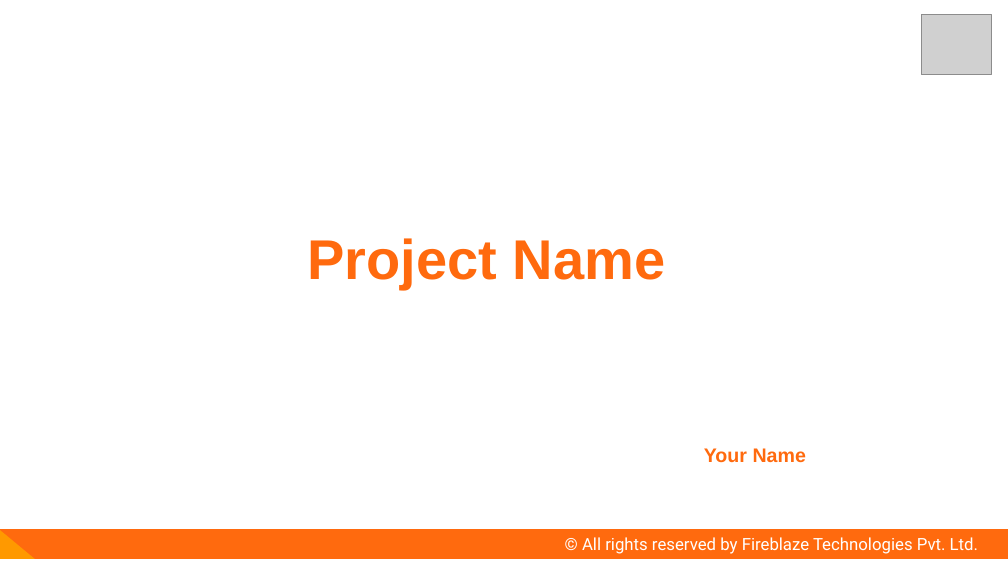
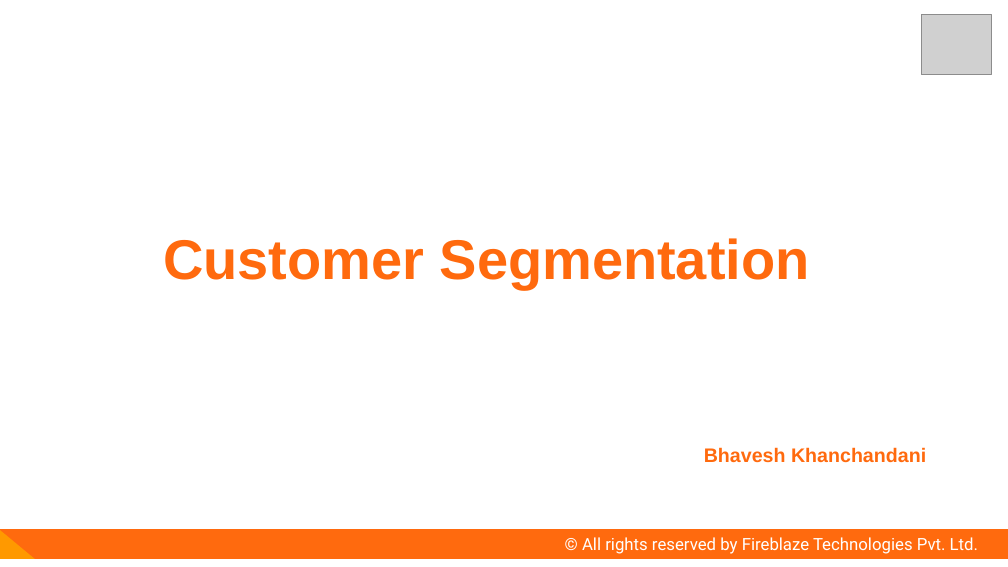
Before and after one commit to bhavesh-1995/fireblazework, a slide deck: slide 1 of fireblaze work/project2/presentationformidtermexammlds/PPT Format.pptx. Drawn at 1008x567 pixels with LibreOffice and Linux fonts; fonts in the diff are those of the drawing; grey boxes stand for pictures. Boxes give left, top, right and bottom in pixels: in the first picture for what was removed or moved away, otherwise in the second. Text is boxed around its words. In the diff, an @@ line names an element or a change of style, - is before the commit and + after.

```diff
--- a/fireblaze work/project2/presentationformidtermexammlds/PPT Format.pptx
+++ b/fireblaze work/project2/presentationformidtermexammlds/PPT Format.pptx
@@ text at box(163, 238, 810, 288): text changed @@
-Project Name
+Customer Segmentation
@@ text at box(704, 447, 926, 463): text changed @@
-Your Name
+Bhavesh Khanchandani
```
Also in this commit, not shown: 5 other slides changed, 1 slide added, 19 other files.
